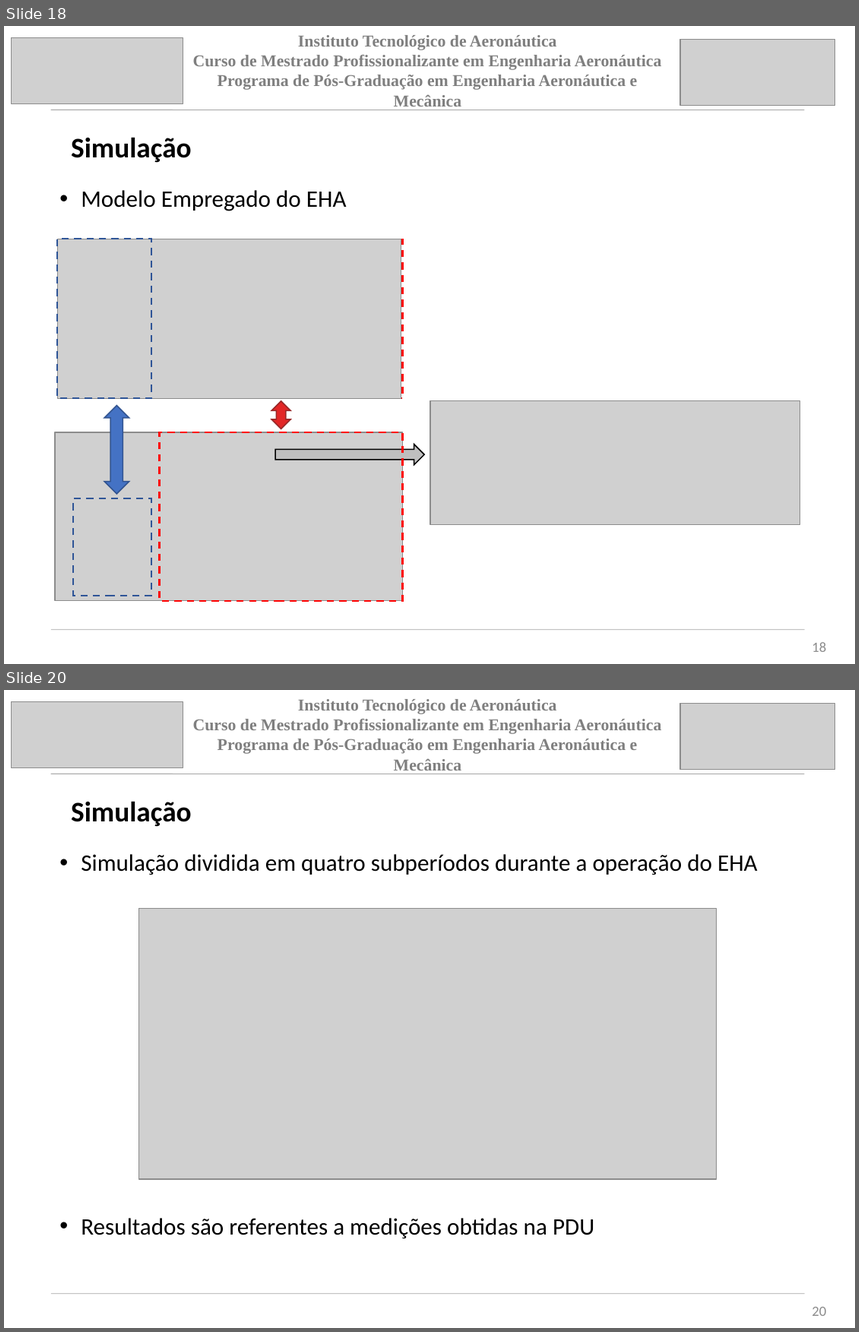
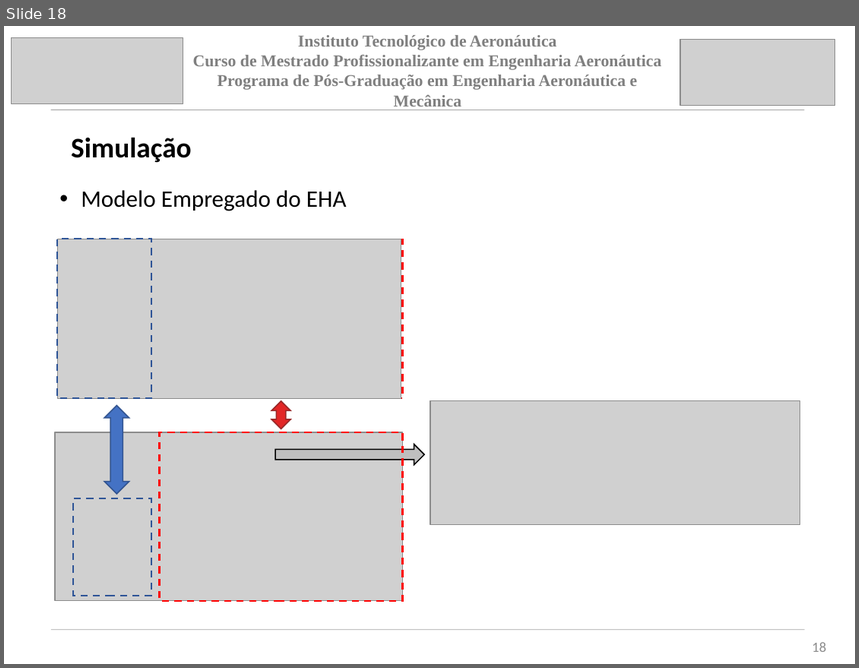
Before and after one commit to jpsoliv/MestradoJPSO, a slide deck: Apresentação/Apresentação_baixo_nivel.pptx. Shown one above the other, each under a label of ours: slides 18 and 20 before the commit, slide 18 after it; the slides between them are not shown. The pictures are 859x1332 and 859x668 pixels, drawn with LibreOffice and Linux fonts; fonts in the diff are those of the drawing; grey boxes stand for pictures. Boxes give left, top, right and bottom in pixels: in the first picture for what was removed or moved away, otherwise in the second. Text is boxed around its words. In the diff, an @@ line names an element or a change of style, - is before the commit and + after.

```diff
--- a/Apresentação/Apresentação_baixo_nivel.pptx
+++ b/Apresentação/Apresentação_baixo_nivel.pptx
@@ slide 20 removed at (4,690,855,1328), background #FFFFFF @@
@@ picture removed at (11,702,183,768) @@
@@ text removed at (193,699,662,774) @@
-Instituto Tecnológico de Aeronáutica
-Curso de Mestrado Profissionalizante em Engenharia Aeronáutica
-Programa de Pós-Graduação em Engenharia Aeronáutica e Mecânica
@@ picture removed at (680,704,835,770) @@
@@ line removed from (51, 774) to (804, 774) @@
@@ title removed at (71,801,192,827) @@
-Simulação
@@ text removed at (81,854,758,1239) @@
-• Simulação dividida em quatro subperíodos durante a operação do EHA
-• Resultados são referentes a medições obtidas na PDU
@@ picture removed at (139,909,716,1179) @@
@@ line removed from (52, 1294) to (804, 1294) @@
@@ page number removed at (812,1307,826,1316) @@
-20
```
Also in this commit, not shown: 2 slides changed, 7 slides added, 6 other slides removed, 2 other files.
